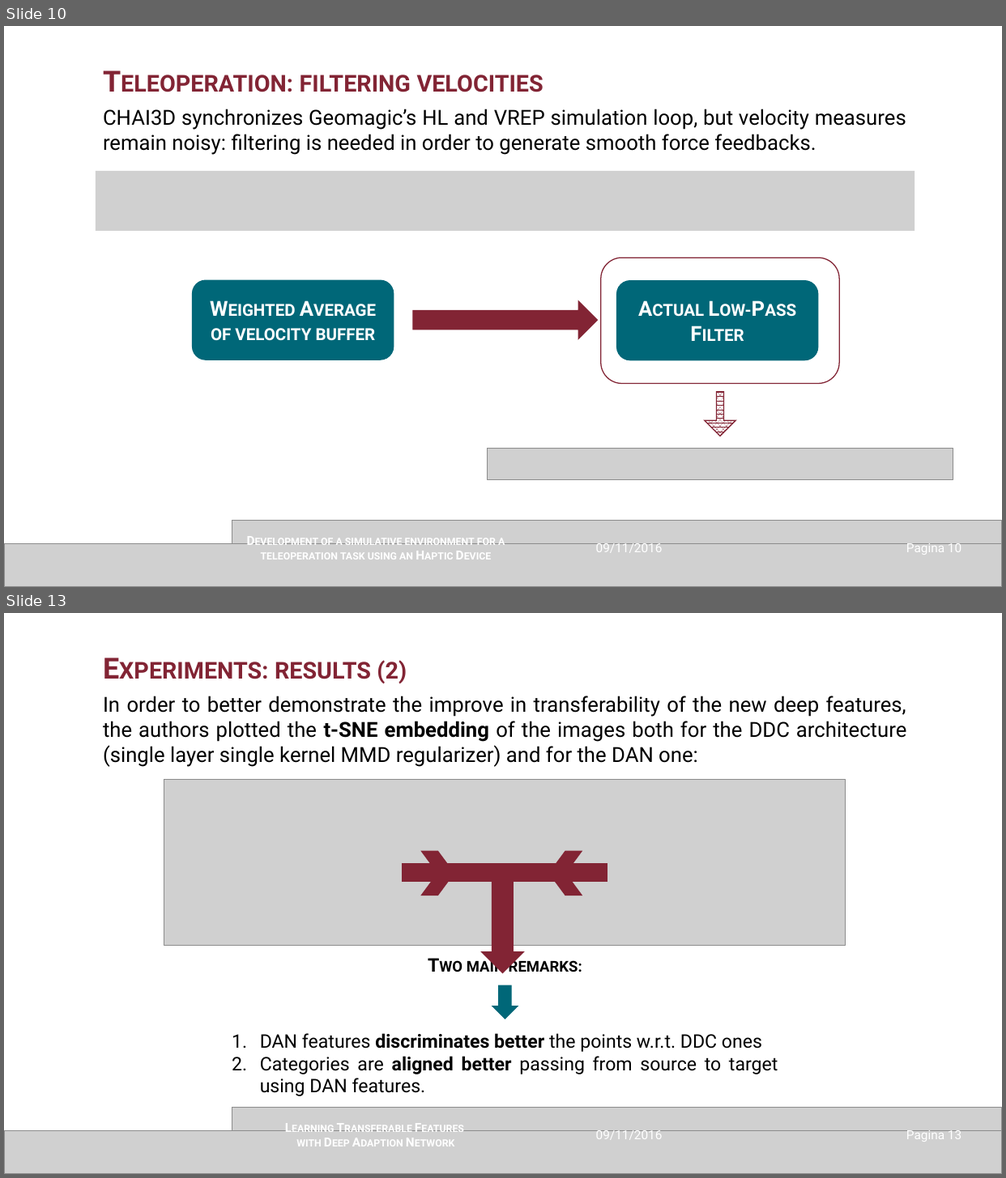
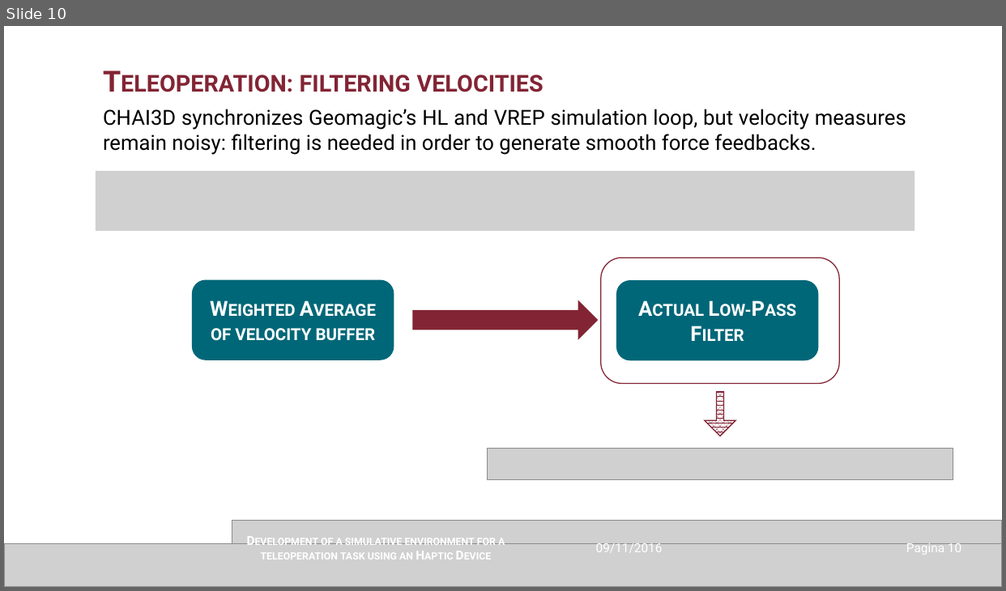
Before and after one commit to GianMassimiani/MEDROB2_VREP, a slide deck: 3_PPT/Presentazione_v1.1_IRVIN.pptx. Shown one above the other, each under a label of ours: slides 10 and 13 before the commit, slide 10 after it; the slides between them are not shown. The pictures are 1006x1178 and 1006x591 pixels, drawn with LibreOffice and Linux fonts; fonts in the diff are those of the drawing; grey boxes stand for pictures. Boxes give left, top, right and bottom in pixels: in the first picture for what was removed or moved away, otherwise in the second. Text is boxed around its words. In the diff, an @@ line names an element or a change of style, - is before the commit and + after.

```diff
--- a/3_PPT/Presentazione_v1.1_IRVIN.pptx
+++ b/3_PPT/Presentazione_v1.1_IRVIN.pptx
@@ slide 13 removed at (4,613,1002,1174), background #FFFFFF @@
@@ text removed at (275,660,407,683) @@
-Experiments: results (2)
@@ text removed at (103,696,906,767) @@
-In order to better demonstrate the improve in transferability of the new deep features, the authors plotted the t-SNE embedding of the images both for the DDC architecture (single layer single kernel MMD regularizer) and for the DAN one:
@@ picture removed at (164,779,846,945) @@
@@ chevron removed at (422,852,454,895) @@
@@ chevron removed at (549,852,582,895) @@
@@ rectangle removed at (403,864,608,882) @@
@@ right arrow removed at (482,876,523,973) @@
@@ text removed at (467,958,582,976) @@
-Two main remarks:
@@ down arrow removed at (493,986,518,1019) @@
@@ text removed at (260,1033,778,1097) @@
-1. DAN features discriminates better the points w.r.t. DDC ones
-2. Categories are aligned better passing from source to target using DAN features.
@@ text removed at (296,1078,426,1147) @@
-Learning Transferable Features
-with Deep Adaption Network
@@ picture removed at (232,1108,1002,1131) @@
@@ picture removed at (4,1131,1002,1174) @@
@@ text removed at (596,1131,663,1140) @@
-09/11/2016
@@ page number removed at (906,1131,961,1142) @@
-Pagina 13
```
Also in this commit, not shown: 4 slides changed.
